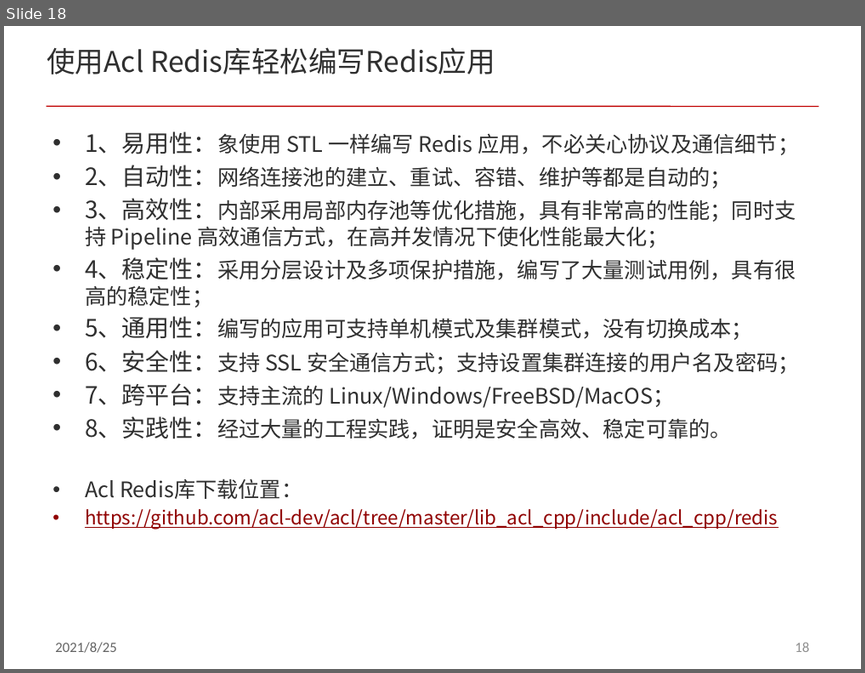
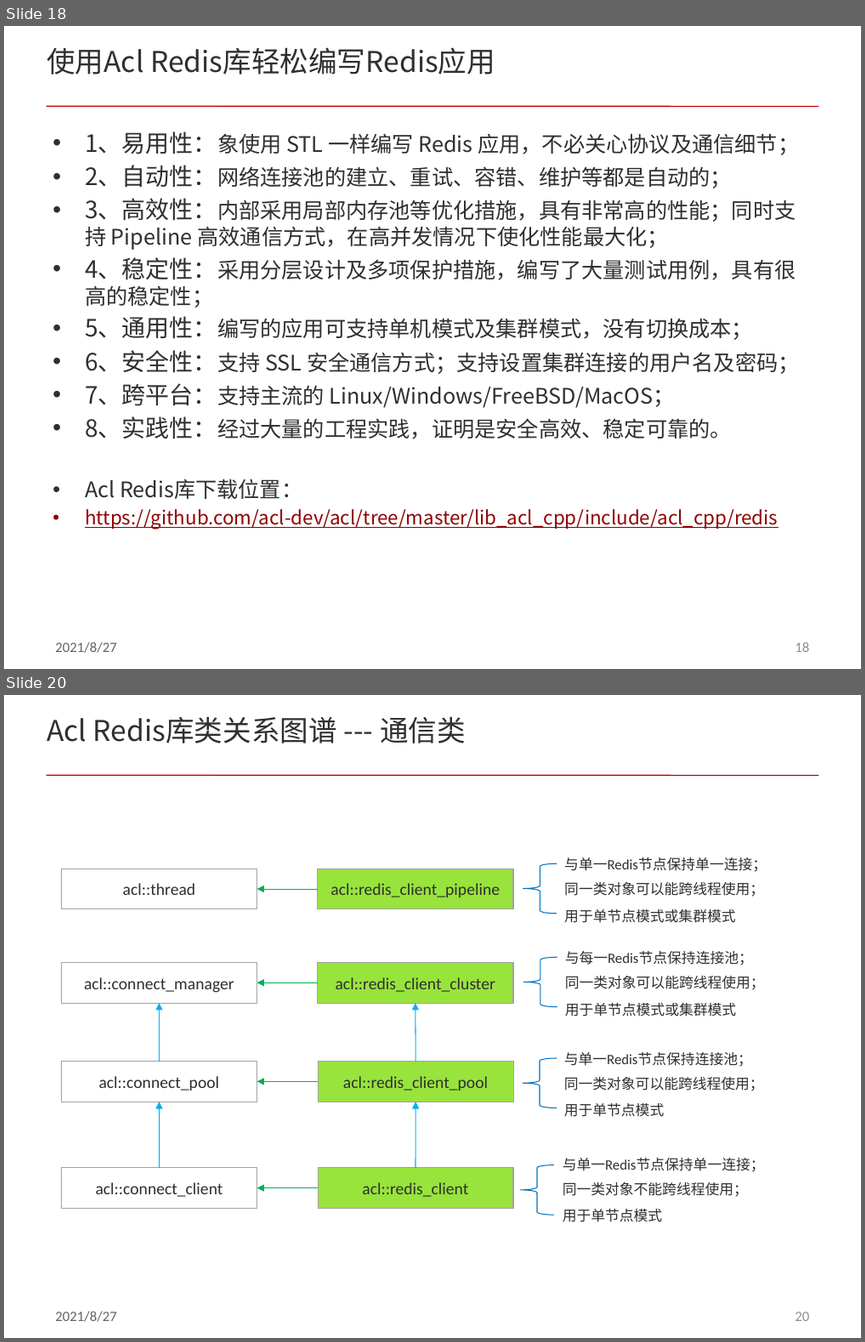
Before and after one commit to acl-dev/acl, a slide deck: doc/redis_cluster.pptx. Shown one above the other, each under a label of ours: slide 18 before the commit, slides 18 and 20 after it; the slides between them are not shown. The pictures are 865x673 and 865x1342 pixels, drawn with LibreOffice and Linux fonts; fonts in the diff are those of the drawing. Boxes give left, top, right and bottom in pixels: in the first picture for what was removed or moved away, otherwise in the second. Text is boxed around its words. In the diff, an @@ line names an element or a change of style, - is before the commit and + after.

```diff
--- a/doc/redis_cluster.pptx
+++ b/doc/redis_cluster.pptx
@@ slide 20 added at bbox=[4, 695, 861, 1338], background #FFFFFF; not listed: 3 template elements that a slide beside it also shows @@
@@ title added at bbox=[46, 716, 466, 743], 24 pt, text #303030 @@
+Acl Redis库类关系图谱 --- 通信类
@@ rectangle added at bbox=[62, 869, 256, 909], fill #FFFFFF, outline #A2A2A2 0.75 pt, 14 pt, text #2F2F2F @@
+acl::thread
@@ rectangle added at bbox=[318, 869, 513, 909], fill #98E43C, outline #A2A2A2 0.75 pt, 14 pt, text #2F2F2F @@
+acl::redis_client_pipeline
@@ left brace added at bbox=[523, 864, 556, 913], outline #0070C0 0.75 pt @@
@@ text added at bbox=[564, 857, 766, 872], 12 pt, text #2F2F2F @@
+与单一Redis节点保持单一连接；
@@ arrow added from (318, 889) to (256, 889), #00B050 0.75 pt @@
@@ text added at bbox=[564, 882, 764, 896], 12 pt, text #2F2F2F @@
+同一类对象可以能跨线程使用；
@@ text added at bbox=[564, 909, 735, 923], 12 pt, text #2F2F2F @@
+用于单节点模式或集群模式
@@ rectangle added at bbox=[62, 962, 256, 1003], fill #FFFFFF, outline #A2A2A2 0.75 pt, 14 pt, text #2F2F2F @@
+acl::connect_manager
@@ rectangle added at bbox=[318, 962, 513, 1003], fill #98E43C, outline #A2A2A2 0.75 pt, 14 pt, text #2F2F2F @@
+acl::redis_client_cluster
@@ left brace added at bbox=[523, 957, 556, 1007], outline #0070C0 0.75 pt @@
@@ text added at bbox=[565, 951, 753, 965], 12 pt, text #2F2F2F @@
+与每一Redis节点保持连接池；
@@ arrow added from (318, 983) to (256, 983), #00B050 0.75 pt @@
@@ text added at bbox=[565, 975, 765, 990], 12 pt, text #2F2F2F @@
+同一类对象可以能跨线程使用；
@@ arrow added from (159, 1061) to (159, 1003), #00B0F0 0.75 pt @@
@@ arrow added from (415, 1061) to (415, 1003), #00B0F0 0.75 pt @@
@@ text added at bbox=[565, 1003, 736, 1016], 12 pt, text #2F2F2F @@
+用于单节点模式或集群模式
@@ rectangle added at bbox=[62, 1061, 256, 1101], fill #FFFFFF, outline #A2A2A2 0.75 pt, 14 pt, text #2F2F2F @@
+acl::connect_pool
@@ rectangle added at bbox=[318, 1061, 513, 1101], fill #98E43C, outline #A2A2A2 0.75 pt, 14 pt, text #2F2F2F @@
+acl::redis_client_pool
@@ left brace added at bbox=[522, 1058, 556, 1108], outline #0070C0 0.75 pt @@
@@ text added at bbox=[564, 1052, 752, 1066], 12 pt, text #2F2F2F @@
+与单一Redis节点保持连接池；
@@ text added at bbox=[564, 1077, 764, 1091], 12 pt, text #2F2F2F @@
+同一类对象可以能跨线程使用；
@@ arrow added from (159, 1167) to (159, 1101), #00B0F0 0.75 pt @@
@@ arrow added from (318, 1082) to (256, 1082), #00B050 0.75 pt @@
@@ arrow added from (415, 1167) to (415, 1101), #00B0F0 0.75 pt @@
@@ text added at bbox=[564, 1103, 664, 1117], 12 pt, text #2F2F2F @@
+用于单节点模式
@@ rectangle added at bbox=[62, 1167, 256, 1208], fill #FFFFFF, outline #A2A2A2 0.75 pt, 14 pt, text #2F2F2F @@
+acl::connect_client
@@ rectangle added at bbox=[318, 1167, 513, 1208], fill #98E43C, outline #A2A2A2 0.75 pt, 14 pt, text #2F2F2F @@
+acl::redis_client
@@ left brace added at bbox=[520, 1164, 553, 1214], outline #0070C0 0.75 pt @@
@@ text added at bbox=[562, 1157, 765, 1172], 12 pt, text #2F2F2F @@
+与单一Redis节点保持单一连接；
@@ arrow added from (318, 1188) to (256, 1188), #00B050 0.75 pt @@
@@ text added at bbox=[562, 1182, 748, 1197], 12 pt, text #2F2F2F @@
+同一类对象不能跨线程使用；
@@ text added at bbox=[562, 1208, 662, 1222], 12 pt, text #2F2F2F @@
+用于单节点模式
@@ slide 18 changed as well @@
@@ text at bbox=[55, 641, 116, 652]: text changed @@
-2021/8/25
+2021/8/27
```
Also in this commit, not shown: 31 other slides changed, 3 other files.
